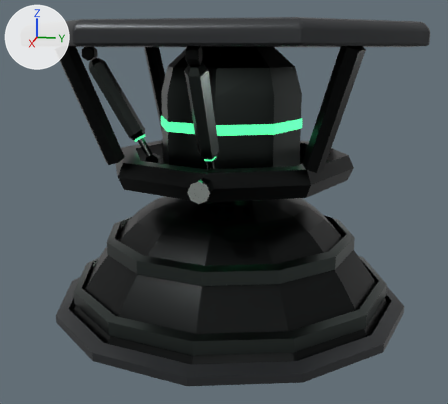
A saved change to the glTF model assets/export/models/bastion.lift_engine.glb.
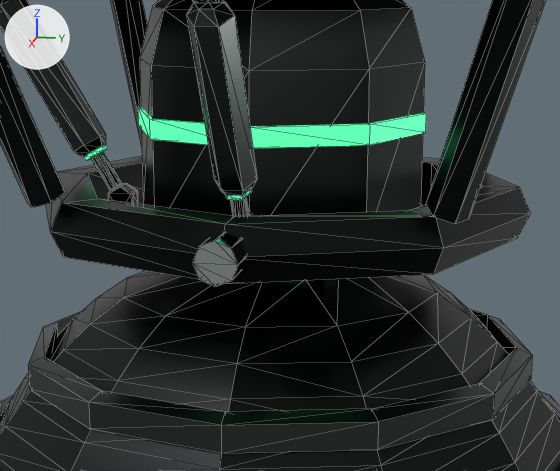
There are two pictures of each version: one whole from a 50 mm camera at (1.953, 0.371, 0.382) aimed at (0.028, -0.014, -0.1), one close up on the part from 21% to 82% of the width and 16% to 73% of the height. Arrows for +X, +Y and +Z are at upper left; the lights stay in place. The older version's two pictures come first. The close-ups show mesh edges as thin lines. Vertices at exactly the same position are counted once.

The scene before the commit, as lines of its bpy script (objects in view):
```python
me_mesh_0 = bpy.data.meshes.new('Mesh_0')
me_mesh_0.from_pydata(...)  # 1070 vertices, 2086 faces; spans x -0.575..0.575, y -0.575..0.575, z -0.45..0.45
# faces by material slot: [388, 148, 960, 208, 382]
me_mesh_0.materials.append(mat_armor2)
me_mesh_0.materials.append(mat_chrome)
me_mesh_0.materials.append(mat_dark)
me_mesh_0.materials.append(mat_light)
me_mesh_0.materials.append(mat_metal)
ob_mesh_0 = bpy.data.objects.new('Mesh_0', me_mesh_0)
ob_mesh_0.location = (0.0, 0.0, 0.0)
```
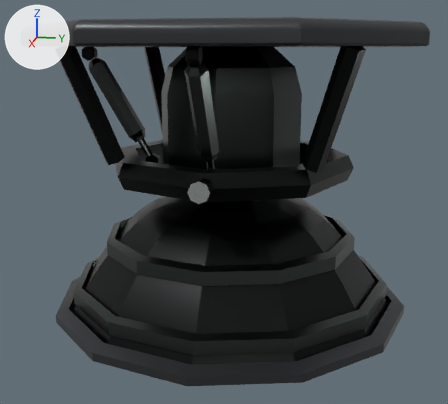
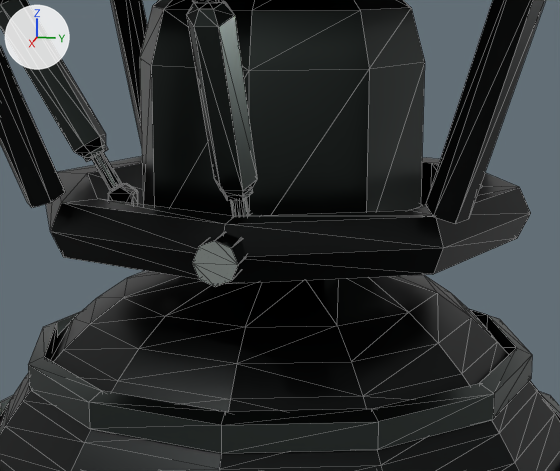
The change in detail:
me_mesh_0 is used by ob_mesh_0; location (0.0, 0.0, 0.0).
me_mesh_0 had 1070 vertices, 2086 faces and spanned x -0.575..0.575, y -0.575..0.575, z -0.45..0.45.
me_mesh_0 now has 1038 vertices, 2022 faces and spans x -0.575..0.575, y -0.575..0.575, z -0.45..0.45.
me_mesh_0 part 1: the loose piece of 32 vertices spanning x -0.229..0.229, y -0.229..0.229, z 0.142..0.172 is deleted.
Part 2, on me_mesh_0:
16 vertices are removed from x 0.286..0.32, y -0.02..0.02, z 0.085..0.109.
46 faces are deleted.
2 vertices move from x 0.292..0.32, y -0.01..-0.006, z 0.091..0.099 to x 0.291..0.32, y -0.01..-0.006, z 0.091..0.098.
16 vertices are added at x 0.285..0.32, y -0.021..0.021, z 0.083..0.109.
46 new faces join them, mat_metal.
Part 3, on me_mesh_0:
12 vertices are removed from x -0.02..0.02, y -0.316..-0.286, z 0.085..0.109.
41 faces are deleted.
6 vertices move from x -0.01..0.01, y -0.32..-0.29, z 0.085..0.109 to x -0.01..0.01, y -0.32..-0.289, z 0.083..0.109.
12 vertices are added at x -0.021..0.021, y -0.316..-0.285, z 0.083..0.109.
41 new faces join them, mat_metal.
me_mesh_0 no longer uses material mat_light.

Location of each change, (x1, y1, x2, y2) in pixels of the close-ups (560 x 471 px; the box of a moved part takes in the faces that stretch with it):
part 1 of me_mesh_0, deleted (green): before (138, 107, 426, 148)
part 2 of me_mesh_0, moved or reshaped: before (226, 189, 252, 200); after (223, 188, 253, 201)
part 3 of me_mesh_0, moved or reshaped: before (84, 145, 107, 161); after (84, 144, 108, 162)
